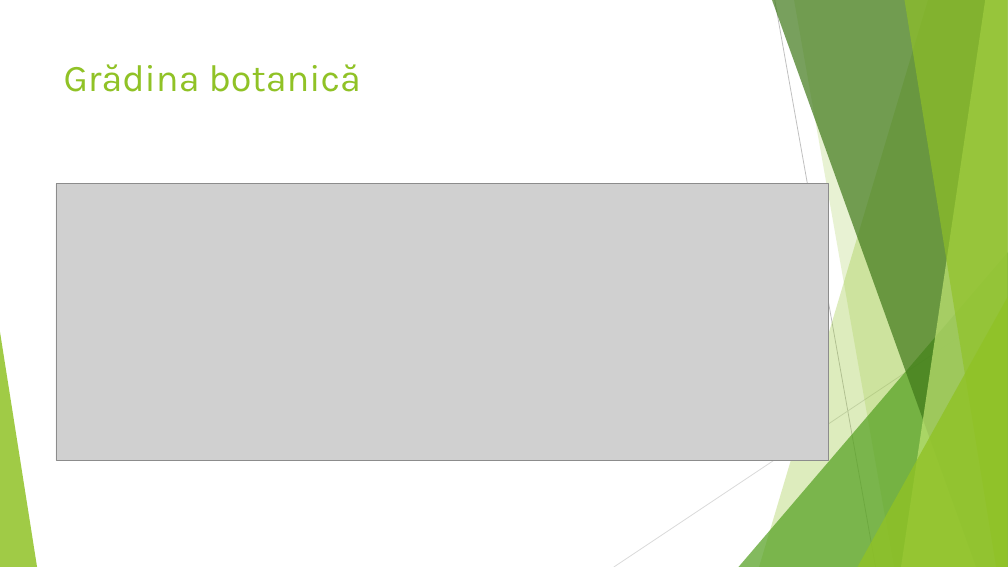
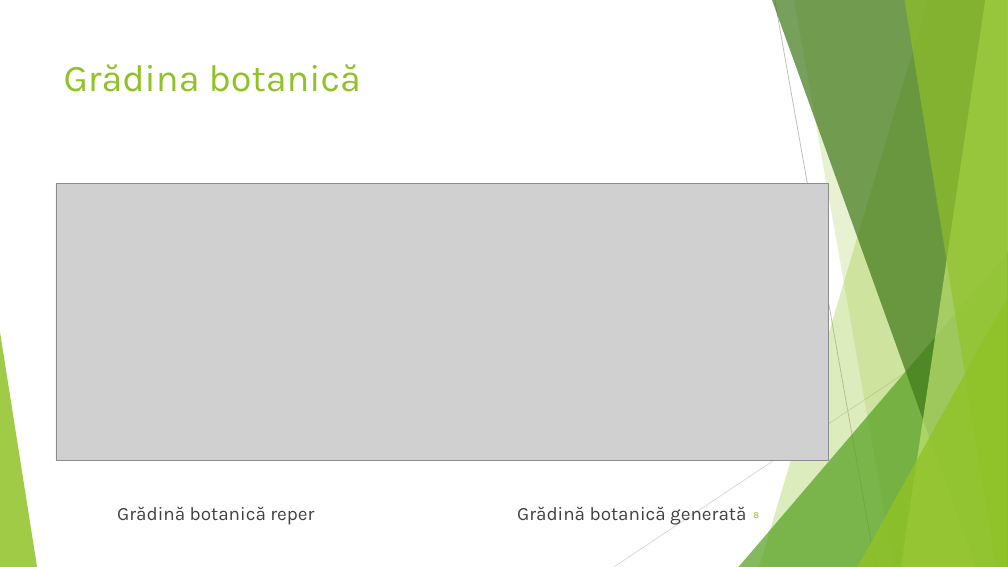
Before and after one commit to norbertilies/vegetation-sim, a slide deck: slide 8 of Prezentare.pptx. Drawn at 1008x567 pixels with LibreOffice and Linux fonts; fonts in the diff are those of the drawing; grey boxes stand for pictures. Boxes give left, top, right and bottom in pixels: in the first picture for what was removed or moved away, otherwise in the second. Text is boxed around its words. In the diff, an @@ line names an element or a change of style, - is before the commit and + after.

```diff
--- a/Prezentare.pptx
+++ b/Prezentare.pptx
@@ text added at (117, 506, 746, 525), 18 pt, text #404040 @@
+Grădină botanică reper Grădină botanică generată
@@ page number added at (753, 512, 759, 518), 9 pt, text #90C226 @@
+8
```
Also in this commit, not shown: 10 other slides changed.
